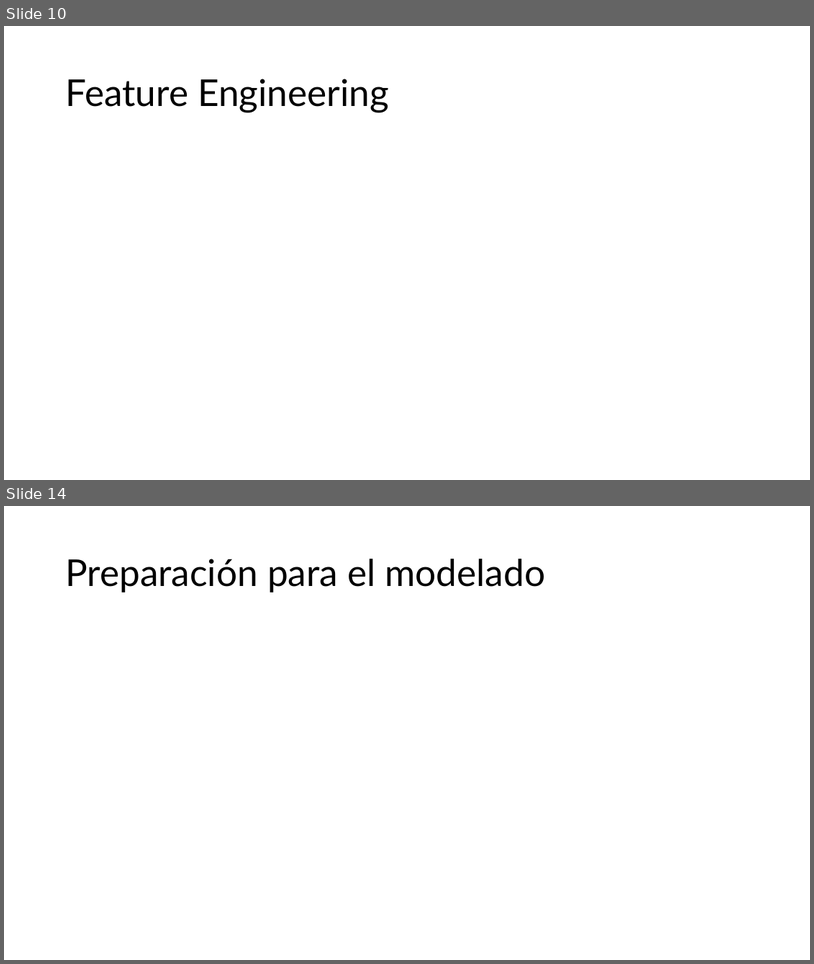
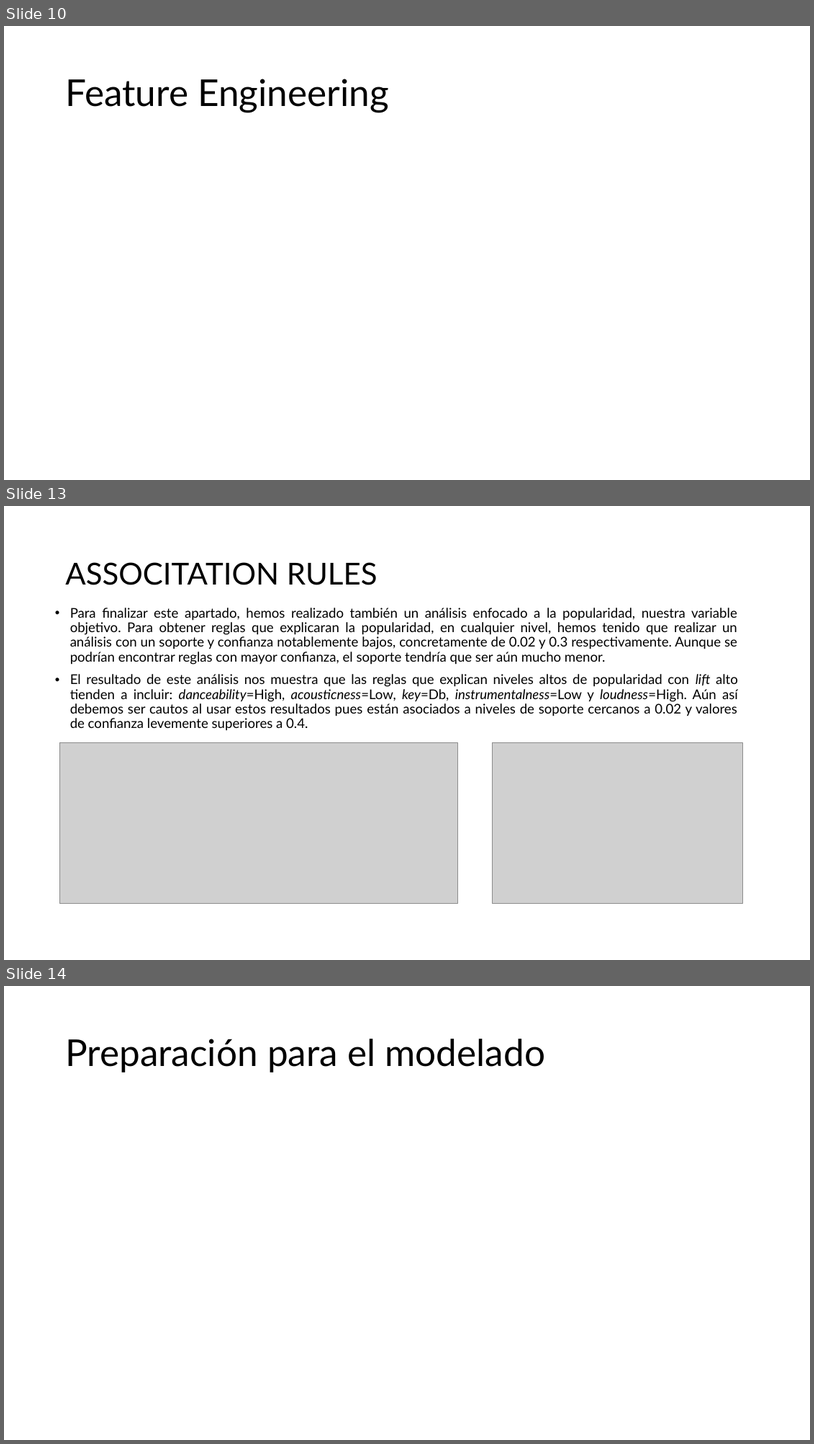
Before and after one commit to benet1one/Mineria, a slide deck: Report_new.pptx. Shown one above the other, each under a label of ours: slides 10 and 14 before the commit, slides 10, 13 and 14 after it; the slides between them are not shown. The pictures are 814x964 and 814x1444 pixels, drawn with LibreOffice and Linux fonts; fonts in the diff are those of the drawing; grey boxes stand for pictures. Boxes give left, top, right and bottom in pixels: in the first picture for what was removed or moved away, otherwise in the second. Text is boxed around its words. In the diff, an @@ line names an element or a change of style, - is before the commit and + after.

Commit message:
Report- association rules

```diff
--- a/Report_new.pptx
+++ b/Report_new.pptx
@@ slide 13 added at box(4, 506, 810, 960), background #FFFFFF @@
@@ title added at box(65, 562, 378, 585), 36 pt, text #000000 @@
+ASSOCITATION RULES
@@ text added at box(70, 608, 738, 731), 16 pt, text #000000 @@
+• Para finalizar este apartado, hemos realizado también un análisis enfocado a la popularidad, nuestra variable objetivo. Para obtener reglas que explicaran la popularidad, en cualquier nivel, hemos tenido que realizar un análisis con un soporte y confianza notablemente bajos, concretamente de 0.02 y 0.3 respectivamente. Aunque se podrían encontrar reglas con mayor confianza, el soporte tendría que ser aún mucho menor.
+• El resultado de este análisis nos muestra que las reglas que explican niveles altos de popularidad con lift alto tienden a incluir: danceability=High, acousticness=Low, key=Db, instrumentalness=Low y loudness=High. Aún así debemos ser cautos al usar estos resultados pues están asociados a niveles de soporte cercanos a 0.02 y valores de confianza levemente superiores a 0.4.
@@ picture added at box(59, 743, 458, 903) @@
@@ picture added at box(492, 743, 743, 903) @@
```
Also in this commit, not shown: 1 slide changed, 1 other slide added, 2 slides removed.
